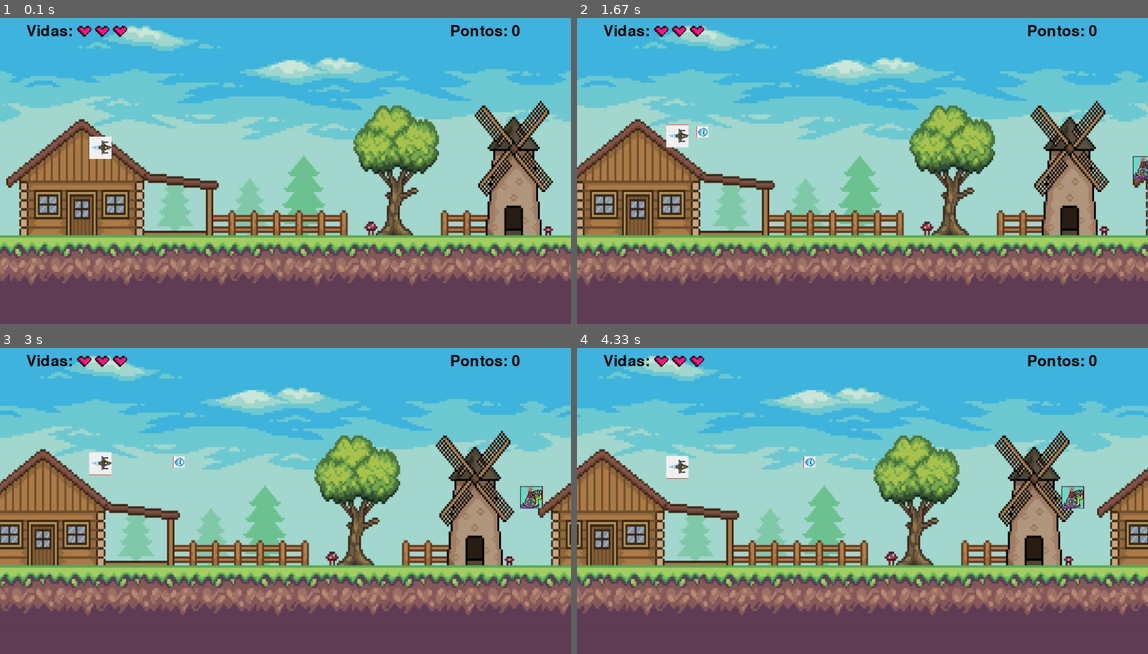
Above: before the commit, frames 1-4 (two rows, left to right).
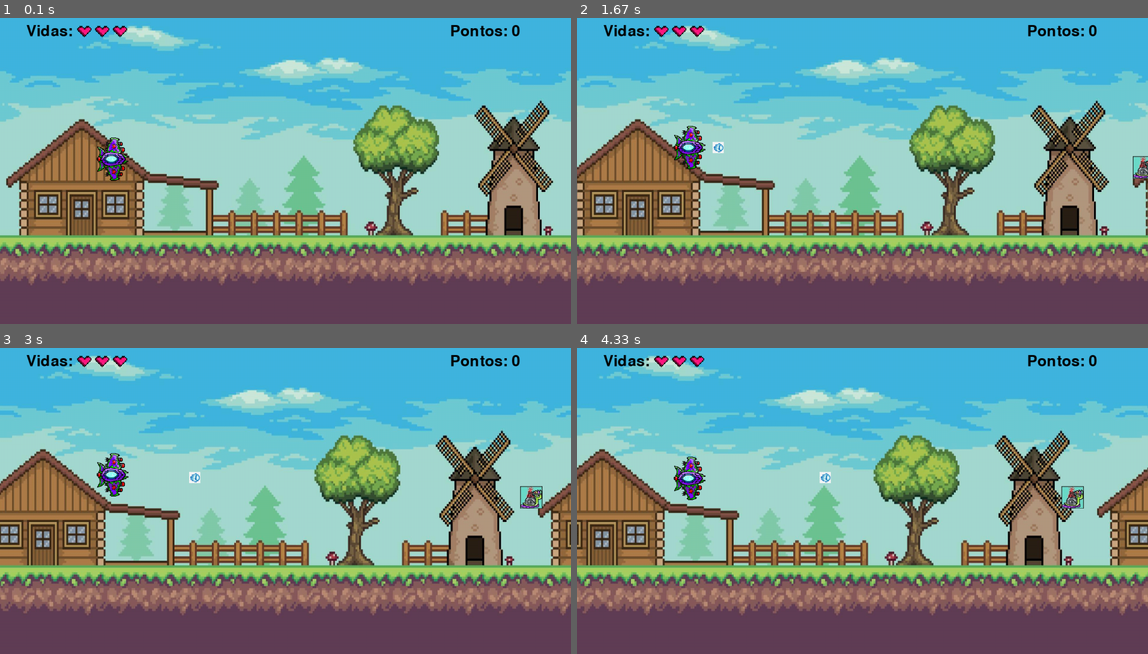
Above: after the commit, the same moments.

Repository: SrMarques22/GameDev_Pygame
Game: pygame game, started from main.py
The game is run twice, just before and just after one commit, with the same random seed, the same clock (stepped at 60 frames per second) and the same inputs.
Inputs:
- Up to frame 1 (0.1 s): no input
- Up to frame 2 (1.67 s): hold Up 0.33-0.8 s; hold Down 0.83-1.13 s; tap Space at 0.9, 1.23, 1.63 s; hold Up 1.17-1.53 s; hold Down from 1.57 s (still down)
- Up to frame 3 (3 s): release Down at 1.93 s; hold Up 1.97-2.27 s; tap Space at 2.03, 2.37, 2.7 s; hold Down 2.3-2.6 s; hold Up from 2.63 s (still down)
- Up to frame 4 (4.33 s): release Up at 3 s; hold Down 3.03-3.4 s; tap Space at 3.1, 3.5, 3.83, 4.17 s; hold Up 3.43-3.73 s; hold Down 3.77-4.07 s; hold Up from 4.1 s (still down)

The runs differ from the first frame. In frame 1, 0.7% of the frame differs, in the area x 15-23%, y 38-54%; in frame 2, 0.8%; in frame 3, 0.8%; in frame 4, 0.9%, in the area x 15-89%, y 35-53%.

Commit message:
Criando a própria nave e fazendo ajustes de layout e jogabilidade

Diff:
--- a/main.py
+++ b/main.py
@@ -19,8 +19,8 @@
 alien = pygame.image.load('images/Slug.jpg').convert_alpha()
 alien = pygame.transform.scale(alien,(50,50))
 
-playerImg = pygame.image.load('images/NAVE.JPG').convert_alpha()
-playerImg = pygame.transform.scale(playerImg,(50,50))
+playerImg = pygame.image.load('images/nave.png').convert_alpha()
+playerImg = pygame.transform.scale(playerImg,(100,100))
 playerImg = pygame.transform.rotate(playerImg,-90) # girar a imagem na posição que prefirir
 
 missel = pygame.image.load('images/tiro.jpg').convert_alpha()
@@ -42,8 +42,8 @@
 pos_player_y = 300
 
 velocidade_x_missil = 0
-pos_x_missil = 200
-pos_y_missil = 300
+pos_x_missil = 235
+pos_y_missil = 335
 
 vida = 4
 
@@ -72,8 +72,8 @@
 # Função de Respaw do missel:
 def respawn_missil():
     triggered = False
-    respawn_missil_x = pos_player_x
-    respawn_missil_y = pos_player_y
+    respawn_missil_x = pos_player_x + 35
+    respawn_missil_y = pos_player_y + 35
     velocidade_x_missil = 0
     return [respawn_missil_x,respawn_missil_y,triggered,velocidade_x_missil]
 
@@ -164,10 +164,11 @@
     pos_x_missil += velocidade_x_missil
 
     #Criar a cor na tela
-    pygame.draw.rect(screen,(255,0,0), player_rect,4)
-    pygame.draw.rect(screen, (255, 0, 0), missil_rect, 4)
-    pygame.draw.rect(screen, (255, 0, 0), alien_rect, 4)
-
+    '''
+    pygame.draw.rect(screen, (0, 0, 0), player_rect,4)
+    pygame.draw.rect(screen, (0, 0, 0), missil_rect, 4)
+    pygame.draw.rect(screen, (0, 0, 0), alien_rect, 4)
+    '''
     #deixar as margens do Draw acima de acordo com a posição de cada item
     #Posição do React:
     player_rect.y = pos_player_y
@@ -187,7 +188,7 @@
     screen.blit(playerImg,(pos_player_x,pos_player_y))
 
 
-    score = font.render(f' Pontos: {int(pontos)} ', True, (0,0,0))
+    score = font.render(f' Pontos: {int(pontos)} ', True, (0,0,0)) #os valores (0,0,0) servem para mudança de cores
     vidas = font.render(f' Vidas:  ', True, (0, 0, 0))
     screen.blit(score, (1000,47)) # Posição do nome pontos
     screen.blit(vidas, (50, 47))  # Posição do nome pontos
Binary file removed: images/NAVE.JPG
Binary file added: images/nave.png
